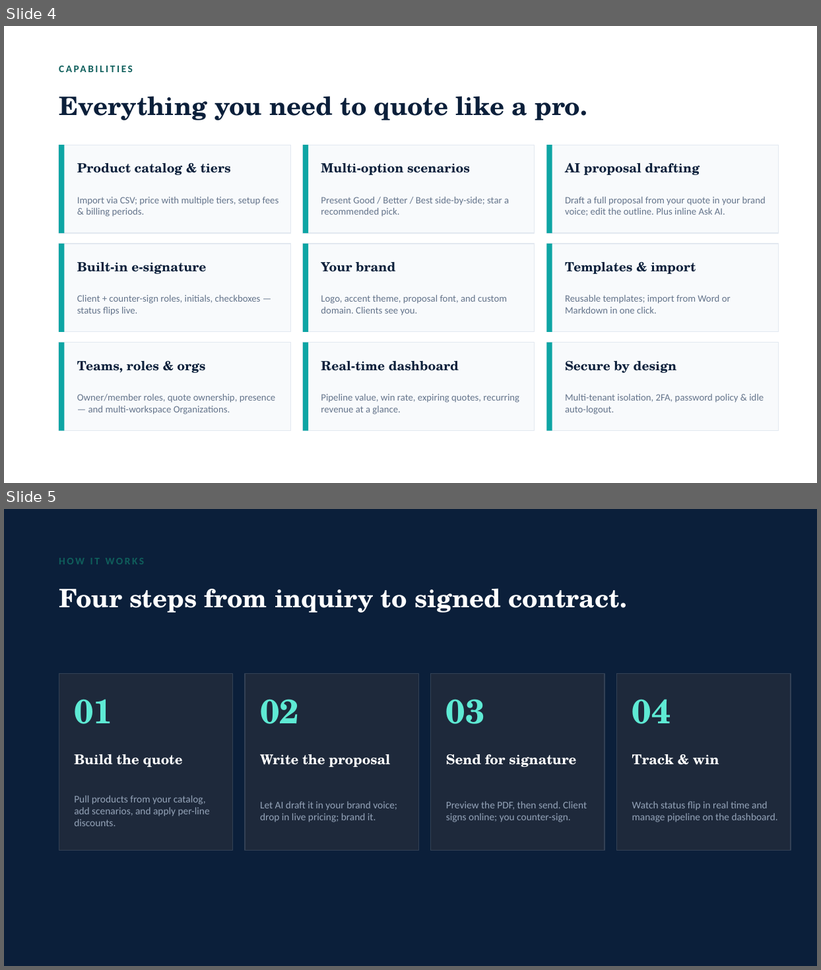
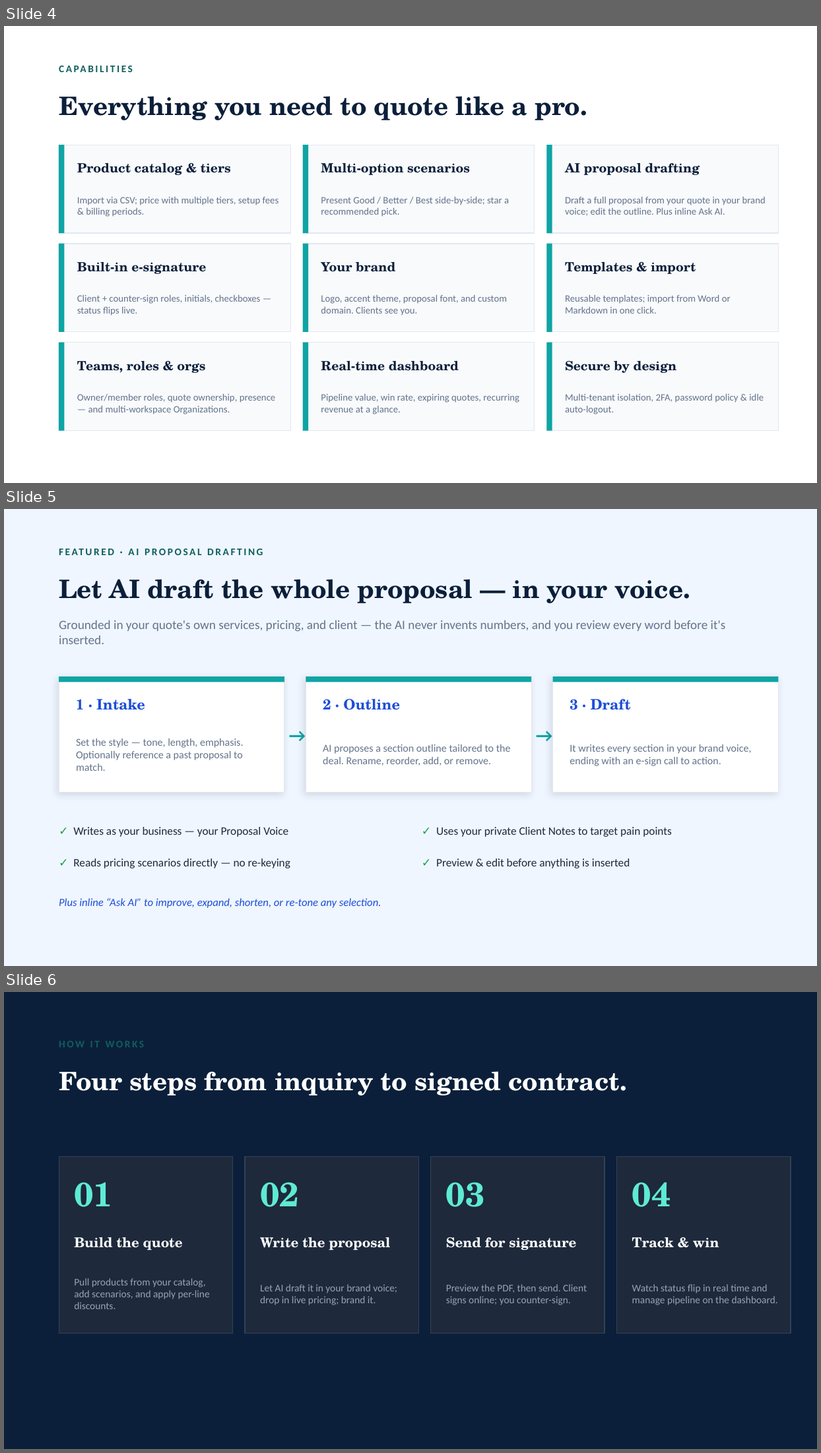
Before and after one commit to spandya007/ultraquote, a slide deck: marketing-materials/ultraquote-deck.pptx. Shown one above the other, each under a label of ours: slides 4 and 5 before the commit, slides 4, 5 and 6 after it. The pictures are 821x970 and 821x1453 pixels, drawn with LibreOffice and Linux fonts; fonts in the diff are those of the drawing. Boxes give left, top, right and bottom in pixels: in the first picture for what was removed or moved away, otherwise in the second. Text is boxed around its words. In the diff, an @@ line names an element or a change of style, - is before the commit and + after.

```diff
--- a/marketing-materials/ultraquote-deck.pptx
+++ b/marketing-materials/ultraquote-deck.pptx
@@ slide 5 added at <box>4,509,817,966</box>, background #EFF6FF @@
@@ text added at <box>59,543,547,561</box>, 12 pt, text #0F5F5C, bold @@
+FEATURED · AI PROPOSAL DRAFTING
@@ text added at <box>59,579,690,603</box>, 30 pt, text #0B1F3A, bold @@
+Let AI draft the whole proposal — in your voice.
@@ text added at <box>59,620,726,644</box>, 15 pt, text #64748B @@
+Grounded in your quote's own services, pricing, and client — the AI never invents numbers, and you review every word before it's inserted.
@@ rectangle added at <box>59,677,284,793</box>, fill #FFFFFF, outline #E2E8F0 1 pt @@
@@ rectangle added at <box>59,677,284,682</box>, fill #0EA5A4 @@
@@ rectangle added at <box>306,677,531,793</box>, fill #FFFFFF, outline #E2E8F0 1 pt @@
@@ rectangle added at <box>306,677,531,682</box>, fill #0EA5A4 @@
@@ rectangle added at <box>553,677,779,793</box>, fill #FFFFFF, outline #E2E8F0 1 pt @@
@@ rectangle added at <box>553,677,779,682</box>, fill #0EA5A4 @@
@@ text added at <box>76,699,145,710</box>, 17 pt, text #1D4ED8, bold @@
+1 · Intake
@@ text added at <box>323,699,400,710</box>, 17 pt, text #1D4ED8, bold @@
+2 · Outline
@@ text added at <box>570,699,631,710</box>, 17 pt, text #1D4ED8, bold @@
+3 · Draft
@@ text added at <box>284,720,310,750</box>, 22 pt, text #0EA5A4, bold @@
+→
@@ text added at <box>531,720,557,750</box>, 22 pt, text #0EA5A4, bold @@
+→
@@ text added at <box>76,739,244,771</box>, 12.5 pt, text #64748B @@
+Set the style — tone, length, emphasis. Optionally reference a past proposal to match.
@@ text added at <box>323,745,511,766</box>, 12.5 pt, text #64748B @@
+AI proposes a section outline tailored to the deal. Rename, reorder, add, or remove.
@@ text added at <box>570,745,752,766</box>, 12.5 pt, text #64748B @@
+It writes every section in your brand voice, ending with an e-sign call to action.
@@ text added at <box>73,827,288,837</box>, 13.5 pt, text #1E293B @@
+✓ Writes as your business — your Proposal Voice
@@ text added at <box>436,827,672,837</box>, 13.5 pt, text #1E293B @@
+✓ Uses your private Client Notes to target pain points
@@ text added at <box>73,859,290,869</box>, 13.5 pt, text #1E293B @@
+✓ Reads pricing scenarios directly — no re-keying
@@ text added at <box>436,859,630,869</box>, 13.5 pt, text #1E293B @@
+✓ Preview & edit before anything is inserted
@@ text added at <box>59,898,382,908</box>, 13 pt, text #1D4ED8, italic @@
+Plus inline “Ask AI” to improve, expand, shorten, or re-tone any selection.
@@ what was slide 5 is now slide 6 @@
```
Also in this commit, not shown: 1 other file.
